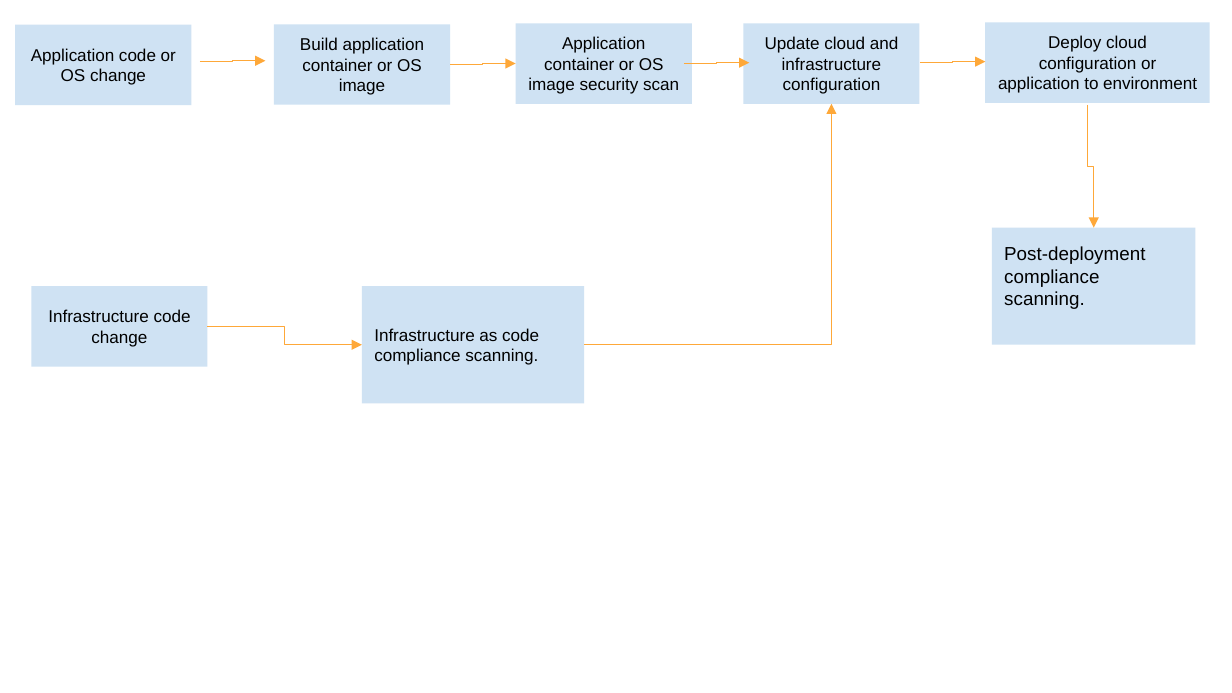
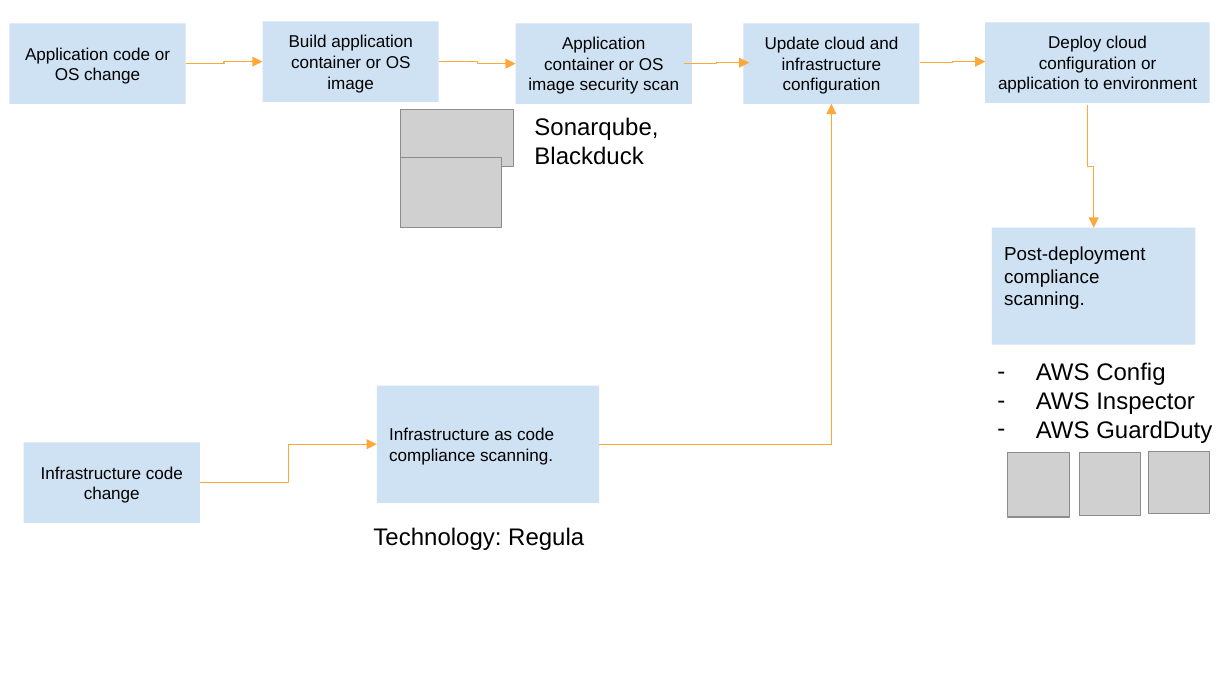
Before and after one commit to TranNgocQuy123/nd063-c3-quytn7-01, a slide deck: slide 1 of DevSecOpsPipline.pptx. Drawn at 1232x693 pixels with LibreOffice and Linux fonts; fonts in the diff are those of the drawing; grey boxes stand for pictures. Boxes give left, top, right and bottom in pixels: in the first picture for what was removed or moved away, otherwise in the second. Text is boxed around its words. In the diff, an @@ line names an element or a change of style, - is before the commit and + after.

```diff
--- a/DevSecOpsPipline.pptx
+++ b/DevSecOpsPipline.pptx
@@ rectangle "Application code or OS change": place and size @@
-rectangle "Application code or OS change" at [15, 25, 191, 105]
+rectangle "Application code or OS change" at [10, 23, 186, 103]
@@ rectangle "Build application container or OS ...": place and size @@
-rectangle "Build application container or OS ..." at [274, 25, 450, 105]
+rectangle "Build application container or OS ..." at [262, 21, 439, 101]
@@ elbow arrow moved from (200, 62) - (265, 60) to (186, 64) - (262, 62) @@
@@ elbow arrow moved from (450, 64) - (516, 64) to (439, 62) - (516, 64) @@
@@ picture added at [400, 110, 514, 166] @@
@@ text added at [534, 117, 658, 165], 14 pt, text #000000 @@
+Sonarqube, Blackduck
@@ elbow arrow moved from (584, 345) - (832, 103) to (599, 445) - (832, 103) @@
@@ picture added at [400, 158, 501, 228] @@
@@ rectangle "Infrastructure as code compliance scanning.": place and size @@
-rectangle "Infrastructure as code compliance scanning." at [362, 286, 584, 403]
+rectangle "Infrastructure as code compliance scanning." at [377, 386, 599, 503]
@@ text added at [1036, 362, 1212, 443], 14 pt, text #000000 @@
+– AWS Config
+– AWS Inspector
+– AWS GuardDuty
@@ rectangle "Infrastructure code change": place and size @@
-rectangle "Infrastructure code change" at [31, 286, 207, 366]
+rectangle "Infrastructure code change" at [23, 442, 200, 522]
@@ elbow arrow moved from (207, 326) - (362, 345) to (200, 483) - (377, 445) @@
@@ picture added at [1008, 452, 1071, 516] @@
@@ picture added at [1079, 452, 1141, 515] @@
@@ picture added at [1148, 451, 1210, 514] @@
@@ text added at [373, 527, 584, 550], 14 pt, text #000000 @@
+Technology: Regula
```
Also in this commit, not shown: 2 other files.
